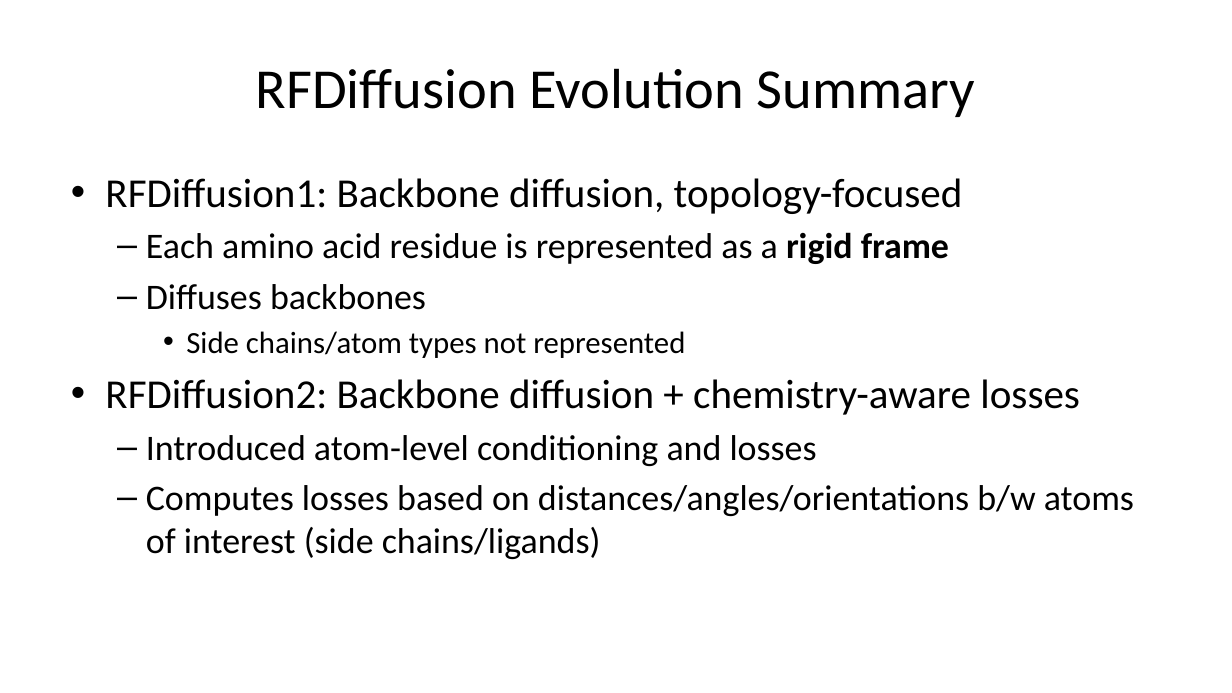
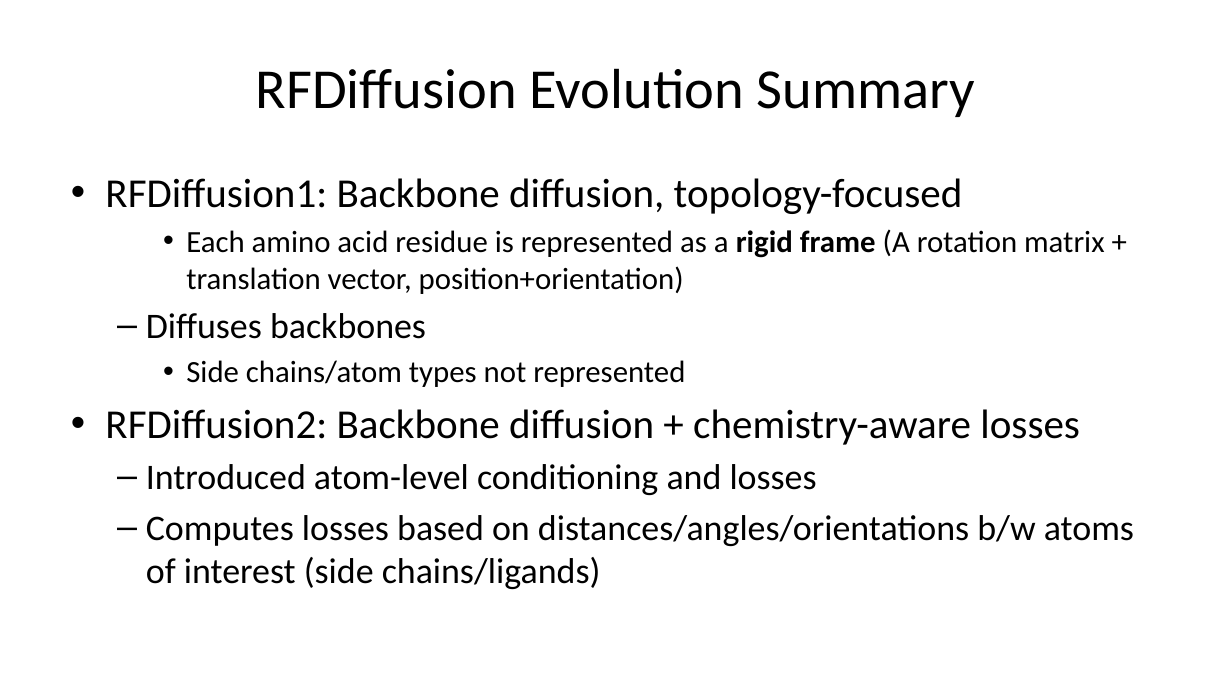
Before and after one commit to kaylertee/ActiveTargeting, a slide deck: slide 17 of Presentations/19 Jan 2026 RFdiffusion.pptx (slide 15 before the commit). Drawn at 1232x693 pixels with LibreOffice and Linux fonts; fonts in the diff are those of the drawing. Boxes give left, top, right and bottom in pixels: in the first picture for what was removed or moved away, otherwise in the second. Text is boxed around its words. In the diff, an @@ line names an element or a change of style, - is before the commit and + after.

```diff
--- a/Presentations/19 Jan 2026 RFdiffusion.pptx
+++ b/Presentations/19 Jan 2026 RFdiffusion.pptx
@@ text at [186, 229, 1104, 294]: text changed; size 28 to 24 pt @@
-  – Each amino acid residue is represented as a rigid frame
+    • Each amino acid residue is represented as a rigid frame (A rotation matrix + translation vector, position+orientation)
```
Also in this commit, not shown: 5 other slides changed, 6 slides added, 1 slide removed.
